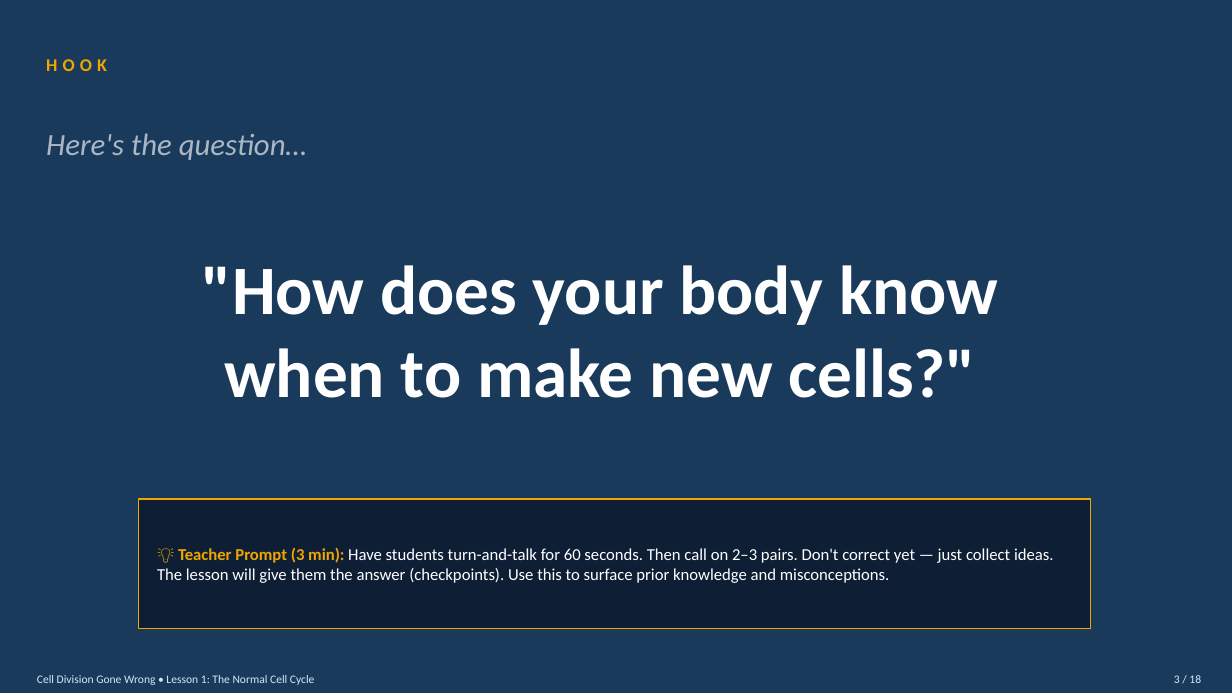
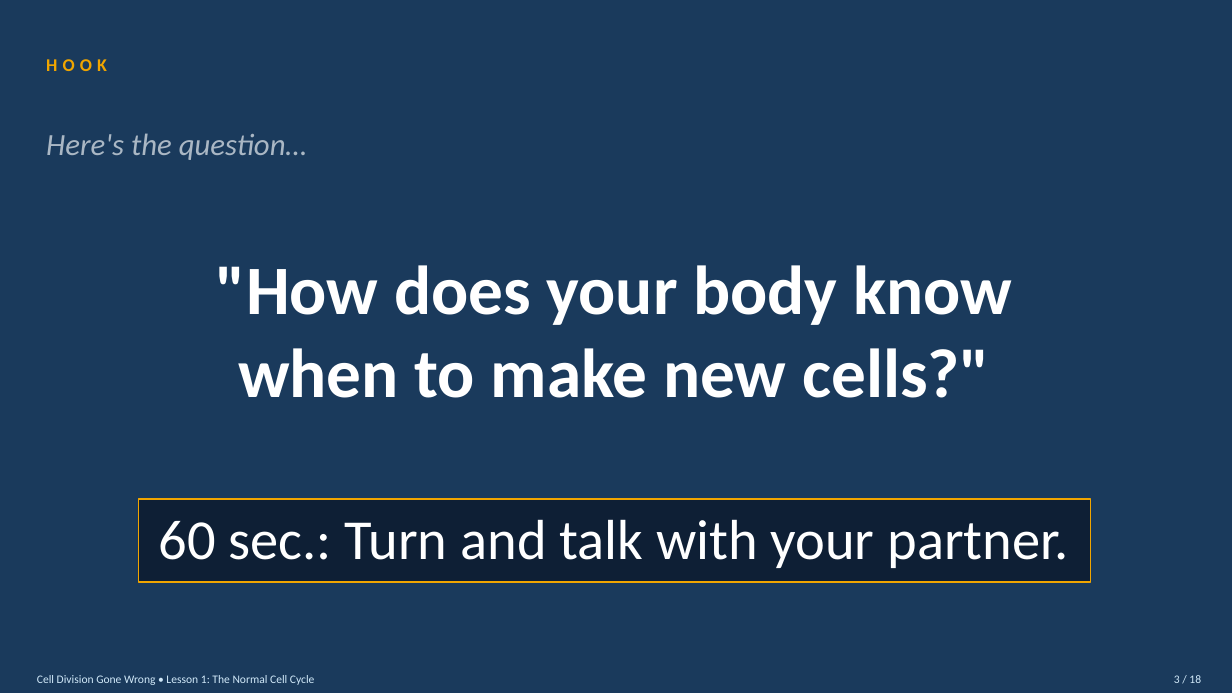
Before and after one commit to lashaudracox/cell-division-gone-wrong, a slide deck: slide 3 of Teacher_Presentation_Lesson1.pptx. Drawn at 1232x693 pixels with LibreOffice and Linux fonts; fonts in the diff are those of the drawing. Boxes give left, top, right and bottom in pixels: in the first picture for what was removed or moved away, otherwise in the second. Text is boxed around its words. In the diff, an @@ line names an element or a change of style, - is before the commit and + after.

```diff
--- a/Teacher_Presentation_Lesson1.pptx
+++ b/Teacher_Presentation_Lesson1.pptx
@@ text ""How does your body know" moved from (x1=202, y1=265, x2=998, y2=398) to (x1=216, y1=265, x2=1012, y2=398) @@
@@ rectangle "60 sec.: Turn and talk ..." resized from (x1=139, y1=499, x2=1091, y2=628) to (x1=139, y1=499, x2=1091, y2=582) @@
@@ text in rectangle at (x1=159, y1=519, x2=1068, y2=568): text added @@
+60 sec.: Turn and talk with your partner.
@@ text removed at (x1=157, y1=548, x2=1054, y2=583) @@
-💡 Teacher Prompt (3 min): Have students turn-and-talk for 60 seconds. Then call on 2–3 pairs. Don't correct yet — just collect ideas. The lesson will give them the answer (checkpoints). Use this to surface prior knowledge and misconceptions.
```
Also in this commit, not shown: 17 other slides changed.
